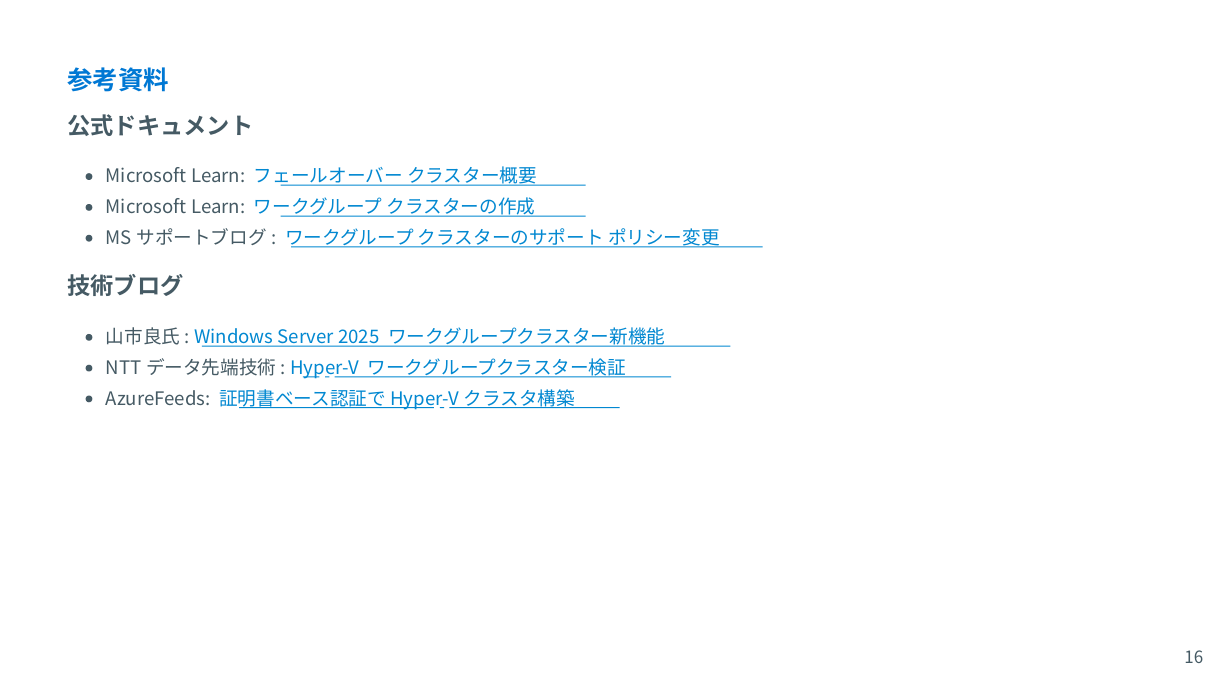
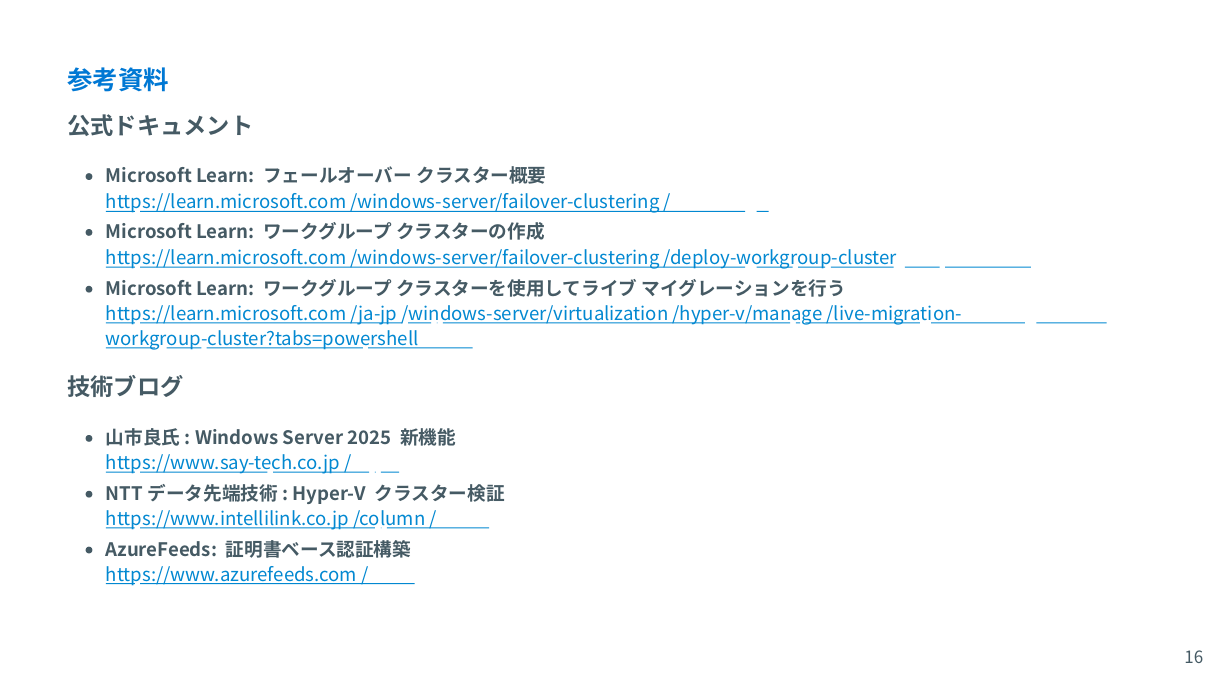
Before and after one commit to ebibibi/presentations, a slide deck: slide 16 of HCCJP_67/presentation.pptx. Drawn at 1232x693 pixels with LibreOffice and Linux fonts; fonts in the diff are those of the drawing. Boxes give left, top, right and bottom in pixels: in the first picture for what was removed or moved away, otherwise in the second. Text is boxed around its words. In the diff, an @@ line names an element or a change of style, - is before the commit and + after.

Commit message:
Add presentation on clusters independent of AD from On-Prem to Azure Local (Part 1)

```diff
--- a/HCCJP_67/presentation.pptx
+++ b/HCCJP_67/presentation.pptx
@@ text "Microsoft Learn: フェールオーバー クラスター概要" at (106, 166, 546, 184): text colour #0288D1 to #455A64 in "フェールオーバー クラスター概要"; bold on @@
@@ text added at (106, 193, 660, 213), 14.5 pt, text #0288D1 @@
+https://learn.microsoft.com /windows-server/failover-clustering /
@@ freeform shape: place and size @@
-freeform shape at (86, 235, 92, 241)
+freeform shape at (86, 229, 92, 236)
@@ text "Microsoft Learn: ワークグループ クラスターの作成": place and size @@
-text "Microsoft Learn: ワークグループ クラスターの作成" at (106, 197, 536, 217)
+text "Microsoft Learn: ワークグループ クラスターの作成" at (106, 222, 545, 240)
@@ text "Microsoft Learn: ワークグループ クラスターの作成" at (106, 222, 545, 240): text colour #0288D1 to #455A64 in "ワークグループ クラスターの作成"; bold on @@
@@ freeform shape: place and size @@
-freeform shape at (281, 185, 586, 186)
+freeform shape at (106, 211, 769, 212)
@@ freeform shape: place and size @@
-freeform shape at (291, 247, 762, 248)
+freeform shape at (106, 267, 1031, 268)
@@ text at (106, 249, 897, 269): text changed @@
-MSサポートブログ: ワークグループ クラスターのサポート ポリシー変更
+https://learn.microsoft.com /windows-server/failover-clustering /deploy-workgroup-cluster
@@ freeform shape: place and size @@
-freeform shape at (86, 334, 92, 340)
+freeform shape at (86, 286, 92, 292)
@@ text added at (106, 279, 846, 297), 14.5 pt, text #455A64, bold @@
+Microsoft Learn: ワークグループ クラスターを使⽤してライブ マイグレーションを⾏う
@@ freeform shape added at (106, 323, 1107, 323), fill #0288D1 @@
@@ text added at (106, 305, 962, 325), 14.5 pt, text #0288D1 @@
+https://learn.microsoft.com /ja-jp /windows-server/virtualization /hyper-v/manage /live-migration-
@@ freeform shape: place and size @@
-freeform shape at (202, 346, 731, 347)
+freeform shape at (106, 348, 473, 348)
@@ text at (106, 330, 419, 350): text changed @@
-⼭市良⽒: Windows Server 2025 ワークグループクラスター新機能
+workgroup-cluster?tabs=powershell
@@ text "技術ブログ": place and size @@
-text "技術ブログ" at (67, 274, 183, 296)
+text "技術ブログ" at (67, 375, 183, 397)
@@ freeform shape removed at (303, 376, 672, 377) @@
@@ freeform shape: place and size @@
-freeform shape at (86, 396, 92, 402)
+freeform shape at (86, 435, 92, 442)
@@ text added at (106, 428, 456, 446), 14.5 pt, text #455A64, bold @@
+⼭市良⽒: Windows Server 2025 新機能
@@ freeform shape added at (106, 471, 400, 472), fill #0288D1 @@
@@ text added at (106, 454, 340, 474), 14.5 pt, text #0288D1 @@
+https://www.say-tech.co.jp /
@@ freeform shape: place and size @@
-freeform shape at (86, 365, 92, 372)
+freeform shape at (86, 491, 92, 497)
@@ text at (293, 484, 505, 504): text changed; text colour #0288D1 to #455A64; bold on @@
-NTTデータ先端技術: Hyper-V ワークグループクラスター検証
+NTTデータ先端技術: Hyper-V クラスター検証
@@ freeform shape: place and size @@
-freeform shape at (239, 408, 620, 409)
+freeform shape at (106, 528, 490, 529)
@@ text added at (106, 510, 425, 530), 14.5 pt, text #0288D1 @@
+https://www.intellilink.co.jp /column /
@@ freeform shape: place and size @@
-freeform shape at (86, 204, 92, 211)
+freeform shape at (86, 547, 92, 554)
@@ text at (106, 540, 411, 558): text changed; text colour #0288D1 to #455A64; bold on @@
-AzureFeeds: 証明書ベース認証でHyper-Vクラスタ構築
+AzureFeeds: 証明書ベース認証構築
@@ text added at (106, 566, 357, 586), 14.5 pt, text #0288D1 @@
+https://www.azurefeeds.com /
@@ freeform shape: place and size @@
-freeform shape at (281, 215, 586, 216)
+freeform shape at (106, 583, 415, 584)
```
Also in this commit, not shown: 1 other slide changed, 4 other files.
